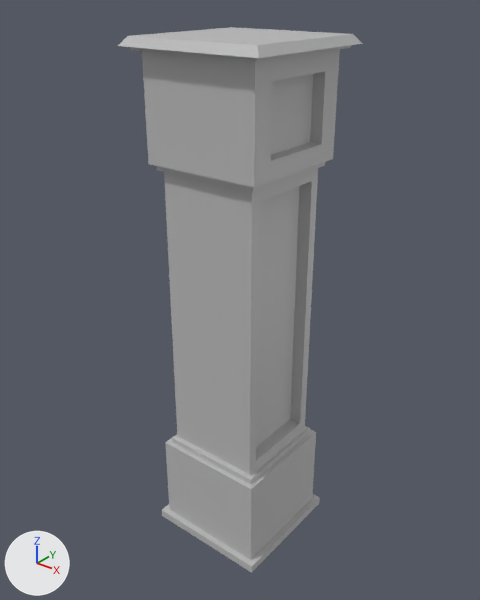
What one commit did to the FBX model Assets/Props/Environments/Prop_Clockpillar_01/Prop_Clockpillar_01.fbx.
One viewpoint serves both versions: a 50 mm camera at (1.66, -1.44, 2.47) aimed at (0.03, 0.6, 1.2). Every picture has the same lights, and +X, +Y and +Z are marked at lower left. Where no turn or scale is listed for an object, it has been applied to the vertices.

Before the edit, the objects in view are built like this:
```python
me_mesh = bpy.data.meshes.new('Mesh')
me_mesh.from_pydata(...)  # 88 vertices, 86 faces; spans x -0.32..0.32, y -0.32..0.32, z -1.13..1.13
me_mesh.materials.append(mat_lambert6)  # grey #bcbcbc
ob_prop_clockpillar_01 = bpy.data.objects.new('Prop_Clockpillar_01', me_mesh)
ob_prop_clockpillar_01.location = (0.049, 0.59, 1.155)
```
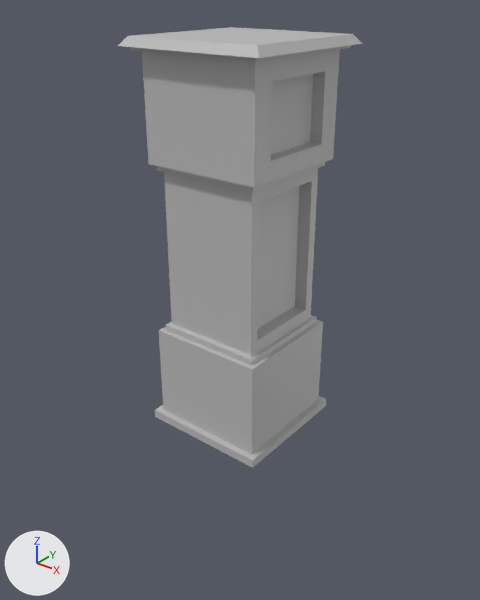
The newer file is also rescaled (x1.14), turned or shifted as a whole; pictures and numbers use the older file's frame.

What the commit changed:
me_mesh has 88 vertices, 86 faces and spans x -0.32..0.32, y -0.32..0.32, z -1.13..1.13.
me_mesh is used by ob_prop_clockpillar_01; location (0.049, 0.59, 1.155).
me_mesh part 1: all 36 vertices in x -0.29..0.29, y -0.29..0.29, z -1.13..-0.59 are moved by (0.0, 0.0, 0.6).

What differs and where, as boxes (x1, y1, x2, y2) in the pictures (480 x 600 px; the box of a moved part takes in the faces that stretch with it):
'Prop_Clockpillar_01', reshaped (19% shorter): before (118, 27, 363, 573); after (118, 27, 363, 468)
part 1 of me_mesh, moved or reshaped: before (162, 305, 320, 573); after (155, 305, 326, 468)
